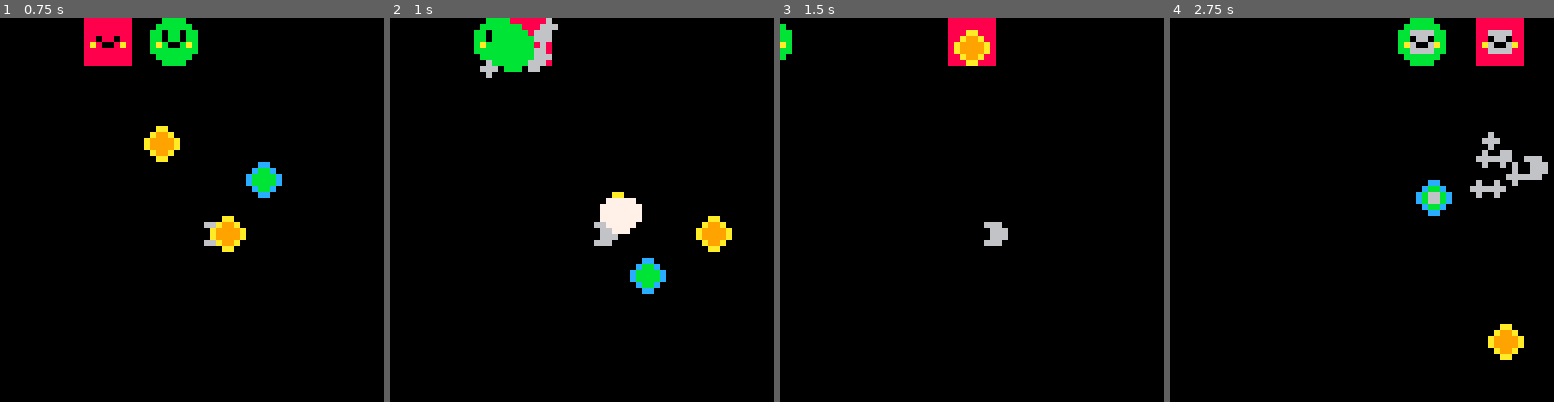
Above: before the commit, frames 1-4 (left to right).
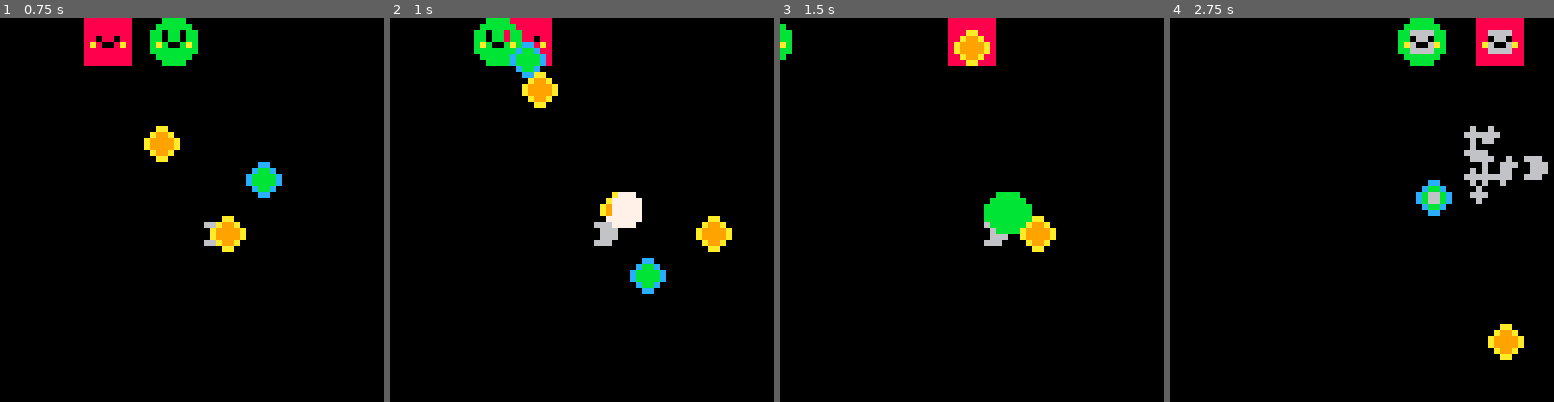
Above: after the commit, the same moments.

Repository: matheusmortatti/LOWREZJAM2020
Game: PICO-8 cartridge template.p8
Two runs of this game, one before a commit and one after it. Both use one fixed random seed, a clock stepped at 60 frames per second and the inputs below.
Inputs:
- Up to frame 1 (0.75 s): tap X (X key) at 0.33 s; tap O (Z key) at 0.7 s
- Up to frame 2 (1 s): no input
- Up to frame 3 (1.5 s): tap X (X key) at 1.07 s
- Up to frame 4 (2.75 s): hold Right 1.6-2.1 s; tap O (Z key) at 1.7, 2.1, 2.5 s; tap X (X key) at 1.85 s; hold Up 2.15-2.42 s; hold Right from 2.47 s (still down)

Frame 1 is identical in both runs. In frame 2, 2.1% of the frame differs, in the area x 23-66%, y 0-57%; in frame 3, 1.7%; in frame 4, 1.2%.

Commit message:
Add first iteration of sound effects

Diff:
--- a/template.p8
+++ b/template.p8
@@ -1001,6 +1001,7 @@
 end
 
 function bullet:explode()
+	sfx(1)
 	for i=1,10 do
 		add_new_dust(self.pos.x+4,self.pos.y+4,
 			rnd(2)-1,rnd(2)-1,
@@ -1026,7 +1027,8 @@
 -------------------------------
 
 enemybullet=bullet:extend({
-			sprite=3
+			sprite=3,
+			collides_with={"player"}
 })
 
 -------------------------------
@@ -1047,10 +1049,12 @@
 -------------------------------
 
 friendbullet=bullet:extend({
-			sprite=12
+			sprite=12,
+   collides_with={"player"}
 })
 
 function friendbullet:explode()
+	sfx(0)
 	for i=1,10 do
 		add_new_dust(self.pos.x+4,self.pos.y+4,
 			rnd(1)-1,rnd(1)-1,
Not shown, changed: the sound effects (__sfx__) section of template.p8
